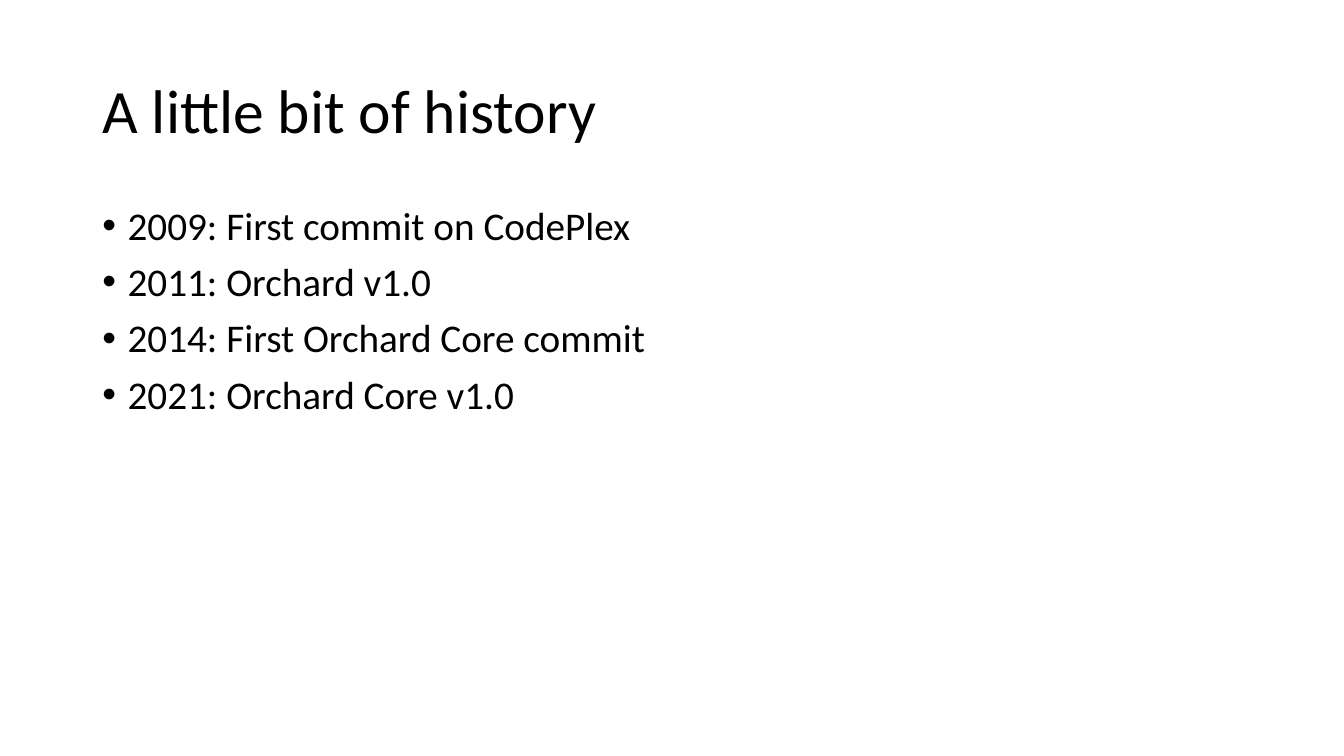
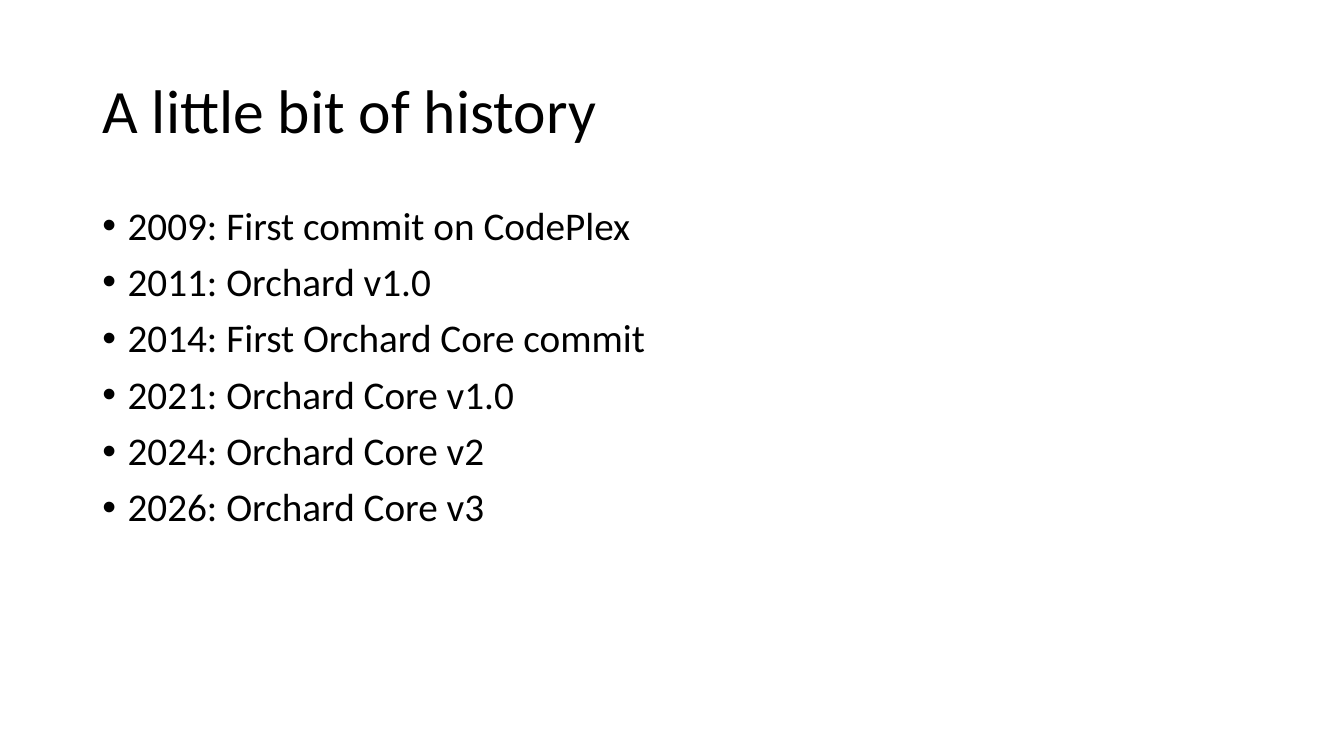
Before and after one commit to Lombiq/Orchard-Ambassadors-Toolbox, a slide deck: slide 6 of IntroductoryTalkTemplate/Showcasing Orchard Core CMS.pptx. Drawn at 1344x756 pixels with LibreOffice and Linux fonts; fonts in the diff are those of the drawing. Boxes give left, top, right and bottom in pixels: in the first picture for what was removed or moved away, otherwise in the second. Text is boxed around its words. In the diff, an @@ line names an element or a change of style, - is before the commit and + after.

```diff
--- a/IntroductoryTalkTemplate/Showcasing Orchard Core CMS.pptx
+++ b/IntroductoryTalkTemplate/Showcasing Orchard Core CMS.pptx
@@ text at (128, 437, 485, 522): paragraphs added @@
+• 2024: Orchard Core v2
+• 2026: Orchard Core v3
```
